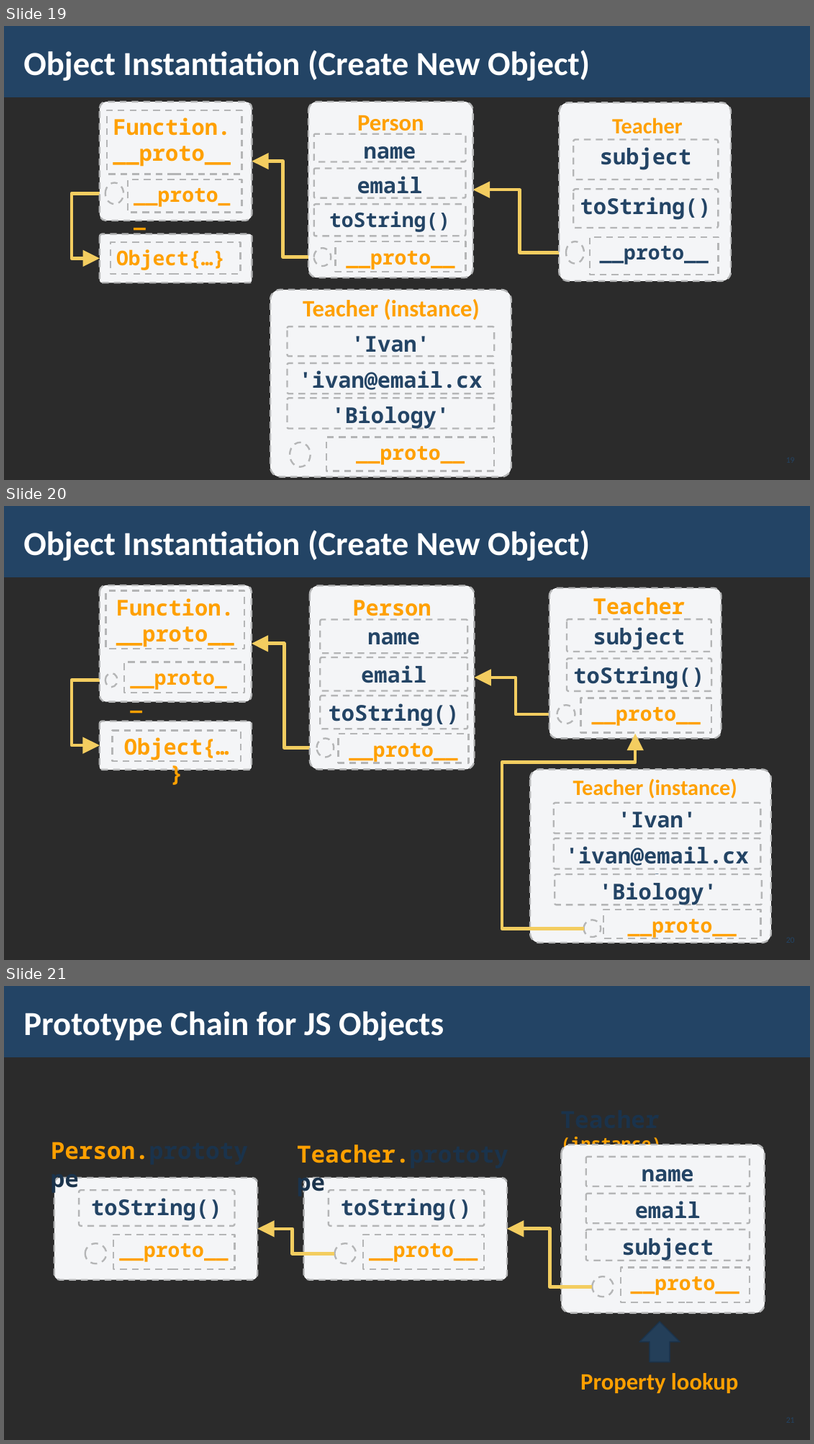
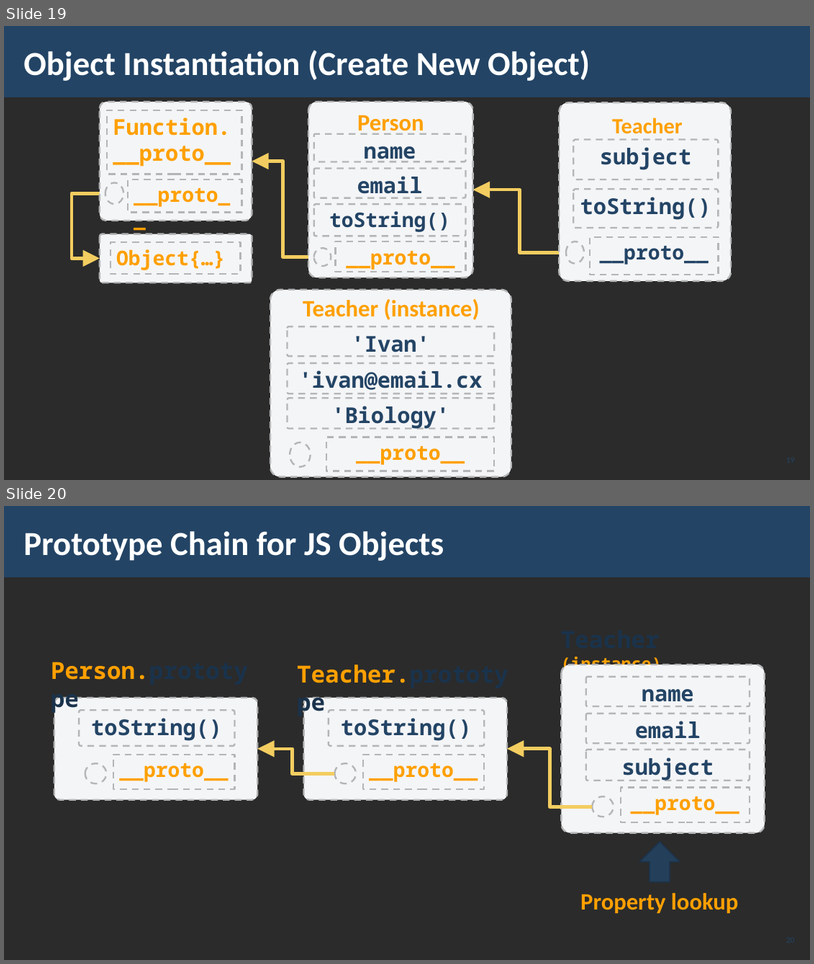
Before and after one commit to pirocorp/JS-Advanced, a slide deck: 06. PROTOTYPES AND INHERITANCE/06. JS-Advanced-Prototypes-and-Inheritance.pptx. Shown one above the other, each under a label of ours: slides 19, 20 and 21 before the commit, slides 19 and 20 after it. The pictures are 814x1444 and 814x964 pixels, drawn with LibreOffice and Linux fonts; fonts in the diff are those of the drawing; background and template pictures are left out; a plain dark background stands for a picture behind light text. Boxes give left, top, right and bottom in pixels: in the first picture for what was removed or moved away, otherwise in the second. Text is boxed around its words. In the diff, an @@ line names an element or a change of style, - is before the commit and + after.

Commit message:
Removed slide

```diff
--- a/06. PROTOTYPES AND INHERITANCE/06. JS-Advanced-Prototypes-and-Inheritance.pptx
+++ b/06. PROTOTYPES AND INHERITANCE/06. JS-Advanced-Prototypes-and-Inheritance.pptx
@@ slide 20 removed at (x1=4, y1=506, x2=810, y2=960), background picture (left out); not listed: 1 template element that a slide beside it also shows @@
@@ title removed at (x1=23, y1=530, x2=590, y2=561) @@
-Object Instantiation (Create New Object)
@@ elbow arrow removed from (316, 747) to (252, 644) @@
@@ group removed at (x1=100, y1=585, x2=252, y2=701): 2 rectangles, 1 rounded rectangle, 1 ellipse @@
-Function.
-__proto__
-__proto__
@@ elbow arrow removed from (558, 714) to (475, 677) @@
@@ group removed at (x1=550, y1=587, x2=721, y2=738): 3 rounded rectangles, 2 rectangles, 1 ellipse @@
-Teacher
-__proto__
-subject
-toString()
@@ elbow arrow removed from (106, 680) to (100, 745) @@
@@ group removed at (x1=310, y1=585, x2=475, y2=769): 4 rounded rectangles, 1 text, 1 ellipse, 1 rectangle @@
-Person
-__proto__
-name
-email
-toString()
@@ rounded rectangle removed at (x1=100, y1=721, x2=252, y2=769) @@
@@ rectangle removed at (x1=112, y1=731, x2=241, y2=761) @@
-Object{…}
@@ elbow arrow removed from (584, 928) to (635, 734) @@
@@ text removed at (x1=574, y1=778, x2=738, y2=798) @@
-Teacher (instance)
@@ group removed at (x1=530, y1=769, x2=771, y2=942): 4 rounded rectangles, 1 ellipse, 1 rectangle @@
-__proto__
-'Ivan'
-'ivan@email.cx'
-'Biology'
@@ page number removed at (x1=769, y1=929, x2=797, y2=950) @@
-20
@@ what was slide 21 is now slide 20 @@
@@ page number at (x1=769, y1=929, x2=797, y2=950): text changed @@
-21
+20
```
